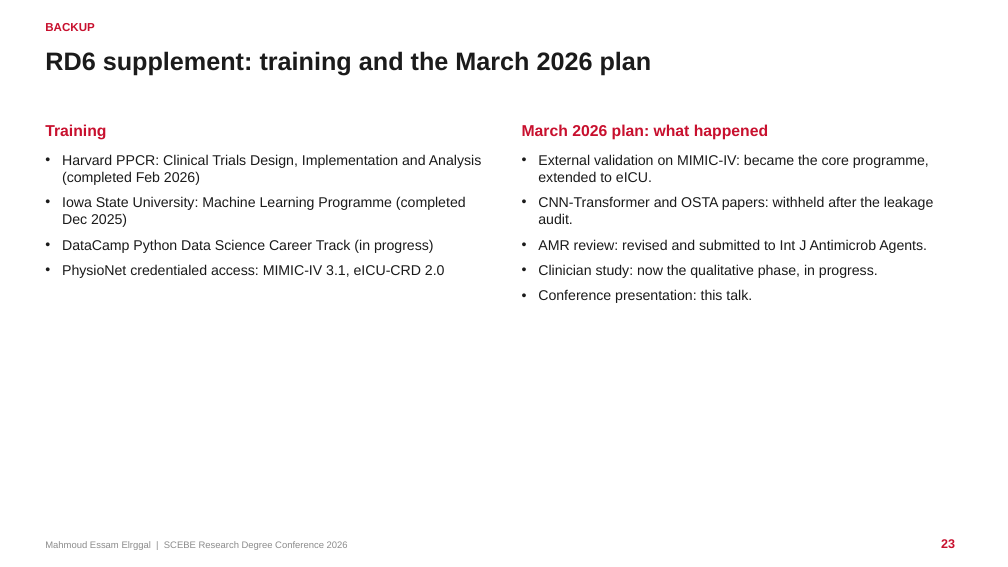
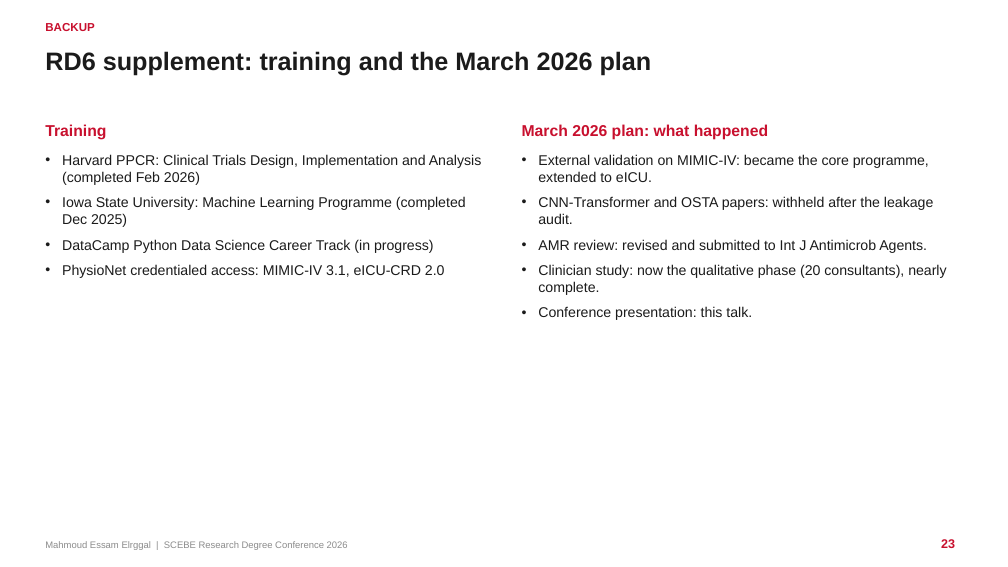
Before and after one commit to mahmoudddj/datasciencecoursera1, a slide deck: slide 23 of dev/presentation/Elrggal_Mahmoud_SCEBE2026.pptx. Drawn at 1008x567 pixels with LibreOffice and Linux fonts; fonts in the diff are those of the drawing. Boxes give left, top, right and bottom in pixels: in the first picture for what was removed or moved away, otherwise in the second. Text is boxed around its words. In the diff, an @@ line names an element or a change of style, - is before the commit and + after.

```diff
--- a/dev/presentation/Elrggal_Mahmoud_SCEBE2026.pptx
+++ b/dev/presentation/Elrggal_Mahmoud_SCEBE2026.pptx
@@ text at (x1=538, y1=264, x2=946, y2=295): text changed @@
-• Clinician study: now the qualitative phase, in progress.
+• Clinician study: now the qualitative phase (20 consultants), nearly complete.
```
Also in this commit, not shown: 3 other slides changed, 5 other files.
